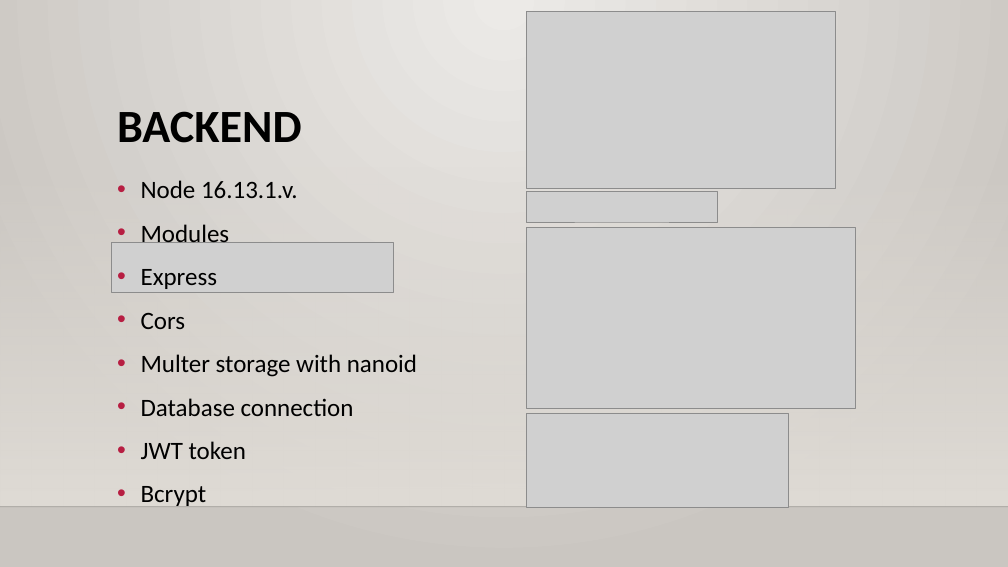
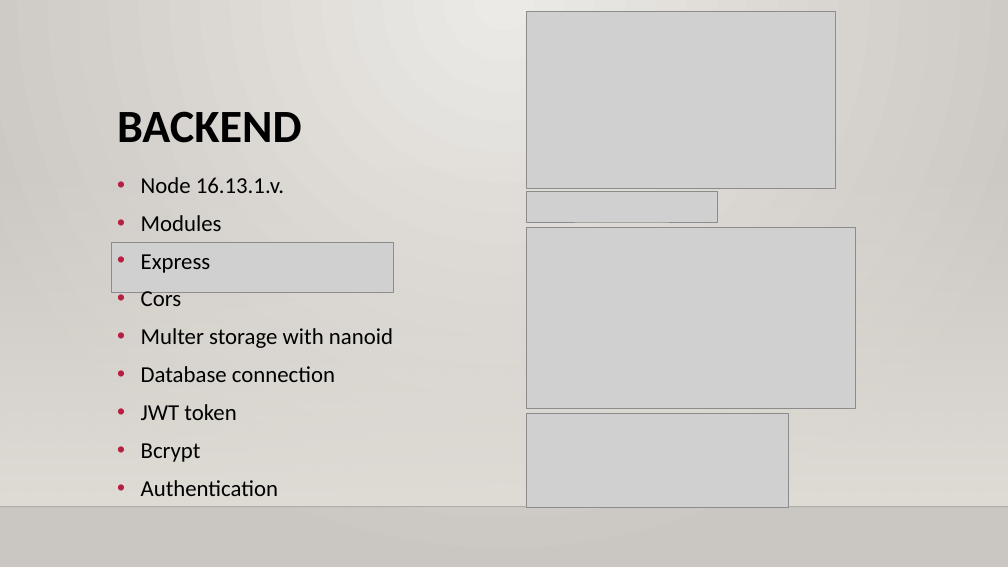
Before and after one commit to MoriczJanos113C/TechShop, a slide deck: slide 5 of project dokumentumok/Projekt bemutató.pptx. Drawn at 1008x567 pixels with LibreOffice and Linux fonts; fonts in the diff are those of the drawing; grey boxes stand for pictures; background and template pictures are left out. Boxes give left, top, right and bottom in pixels: in the first picture for what was removed or moved away, otherwise in the second. Text is boxed around its words. In the diff, an @@ line names an element or a change of style, - is before the commit and + after.

Commit message:
Dokumentumok átnézése, prezentáció átnézve, node modules mappák törlve

```diff
--- a/project dokumentumok/Projekt bemutató.pptx
+++ b/project dokumentumok/Projekt bemutató.pptx
@@ text at [141,177,393,462]: size 23.8 to 21.7 pt in "Node 16.13.1.v.", "Modules", "Express", "Cors" and 4 more places; line spacing 1.1 to 1 @@
@@ text at [141,480,278,496]: paragraph added @@
+• Authentication
```
Also in this commit, not shown: 5 other slides changed, 8 other files.
